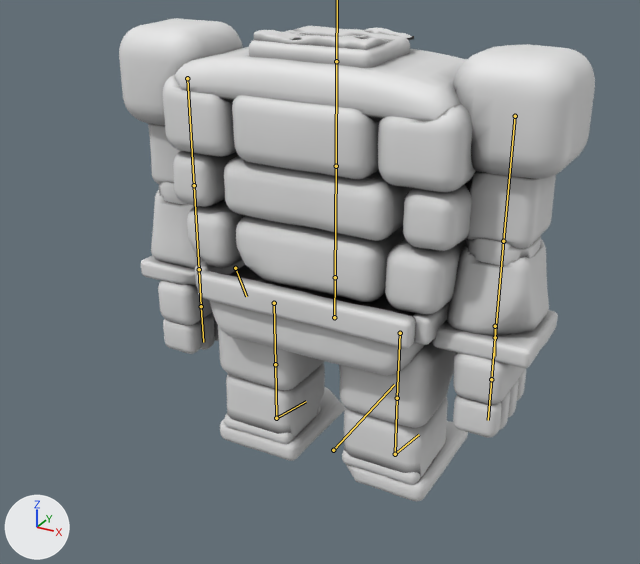
What one commit did to the glTF model assets/models/headless_body.glb.
One viewpoint serves both versions: a 50 mm lens placed at (5.95, -11.32, 8.75), pointed at (0.09, -0.65, 3.41). Lighting does not change. The marker at lower left points along +X, +Y and +Z. The first picture is the older version. The bones that bend it are drawn over the model as lines.

In view in the first picture: 'Body'.
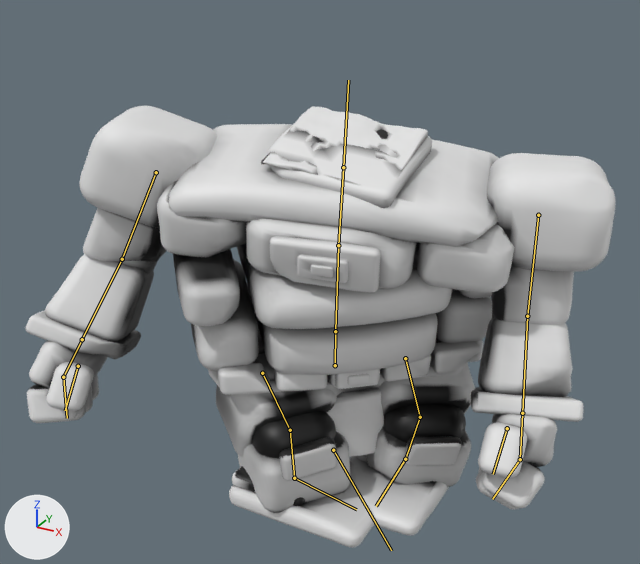
The newer file adds an action. The first version stands in its rest pose; the second is drawn at frame 43 of the action 'turn_180_r'.

Boxes [x1, y1, x2, y2] around the edits, measured in the pictures (640 x 564 px):
'Body', posed (24% wider, 8% shorter)
    before: [119, 18, 595, 501]
    after: [25, 106, 616, 548]
bone 'root', root to tip
    before: (333, 450) to (394, 384)
    after: (333, 450) to (391, 550)
bone 'hips', root to tip
    before: (334, 317) to (335, 277)
    after: (335, 365) to (335, 331)
bone 'spine', root to tip
    before: (335, 277) to (336, 166)
    after: (335, 331) to (338, 245)
bone 'chest', root to tip
    before: (336, 166) to (336, 61)
    after: (338, 245) to (343, 167)
bone 'upper_arm.L', root to tip
    before: (187, 78) to (194, 185)
    after: (538, 215) to (527, 316)
bone 'forearm.L', root to tip
    before: (194, 185) to (199, 269)
    after: (527, 316) to (522, 413)
bone 'fingers.L', root to tip
    before: (201, 306) to (203, 342)
    after: (520, 459) to (492, 499)
bone 'thumb.L', root to tip
    before: (235, 268) to (246, 296)
    after: (507, 428) to (493, 474)
bone 'upper_arm.R', root to tip
    before: (515, 116) to (503, 241)
    after: (156, 172) to (122, 259)
bone 'forearm.R', root to tip
    before: (503, 241) to (495, 337)
    after: (122, 259) to (82, 339)
bone 'fingers.R', root to tip
    before: (491, 379) to (488, 420)
    after: (63, 377) to (67, 418)
bone 'thumb.R', root to tip
    before: (495, 326) to (494, 356)
    after: (78, 366) to (65, 410)
bone 'thigh.L', root to tip
    before: (274, 303) to (275, 364)
    after: (405, 358) to (420, 417)
bone 'shin.L', root to tip
    before: (275, 364) to (276, 418)
    after: (420, 417) to (405, 459)
bone 'foot.L', root to tip
    before: (276, 418) to (306, 401)
    after: (405, 459) to (376, 506)
bone 'thigh.R', root to tip
    before: (400, 333) to (397, 398)
    after: (262, 373) to (290, 430)
bone 'shin.R', root to tip
    before: (397, 398) to (395, 454)
    after: (290, 430) to (294, 478)
bone 'foot.R', root to tip
    before: (395, 454) to (419, 434)
    after: (294, 478) to (356, 509)

What the commit changed:
Bone 'root' (bone_root) turns from (0, 0, 0) to (0, 0, -134) degrees about its own x, y and z.
Bone 'root' (bone_root) is rescaled from (1.0, 1.0, 1.0) to (1.06, 1.06, 0.9).
Bone 'hips' (bone_hips) moves from (0.0, 0.0, 0.0) to (-0.01, -0.68, 0.0).
Bone 'hips' (bone_hips) turns from (0, 0, 0) to (0, -6, 0) degrees about its own x, y and z.
Bone 'spine' (bone_spine) turns from (0, 0, 0) to (-9, 0, -1) degrees about its own x, y and z.
Bone 'chest' (bone_chest) turns from (0, 0, 0) to (-5, -22, 2) degrees about its own x, y and z.
Bone 'neck' (bone_neck) turns from (0, 0, 0) to (-4, -14, 1) degrees about its own x, y and z.
Bone 'upper_arm.L' (bone_upper_arm_l) turns from (0, 0, 0) to (13, -1, 4) degrees about its own x, y and z.
Bone 'forearm.L' (bone_forearm_l) turns from (0, 0, 0) to (32, 0, 0) degrees about its own x, y and z.
Bone 'fingers.L' (bone_fingers_l) turns from (0, 0, 0) to (0, 0, -28) degrees about its own x, y and z.
Bone 'thumb.L' (bone_thumb_l) turns from (0, 0, 0) to (4, 1, -10) degrees about its own x, y and z.
Bone 'upper_arm.R' (bone_upper_arm_r) turns from (0, 0, 0) to (10, 3, -17) degrees about its own x, y and z.
Bone 'forearm.R' (bone_forearm_r) turns from (0, 0, 0) to (24, 0, 0) degrees about its own x, y and z.
Bone 'fingers.R' (bone_fingers_r) turns from (0, 0, 0) to (0, 0, 28) degrees about its own x, y and z.
Bone 'thumb.R' (bone_thumb_r) turns from (0, 0, 0) to (4, -1, 10) degrees about its own x, y and z.
Bone 'thigh.L' (bone_thigh_l) turns from (0, 0, 0) to (64, 1, -7) degrees about its own x, y and z.
Bone 'shin.L' (bone_shin_l) turns from (0, 0, 0) to (-76, 0, 0) degrees about its own x, y and z.
Bone 'foot.L' (bone_foot_l) turns from (0, 0, 0) to (3, 20, -36) degrees about its own x, y and z.
Bone 'thigh.R' (bone_thigh_r) turns from (0, 0, 0) to (65, -11, 5) degrees about its own x, y and z.
Bone 'shin.R' (bone_shin_r) turns from (0, 0, 0) to (-68, 0, 0) degrees about its own x, y and z.
Bone 'foot.R' (bone_foot_r) turns from (0, 0, 0) to (-3, -13, 37) degrees about its own x, y and z.
